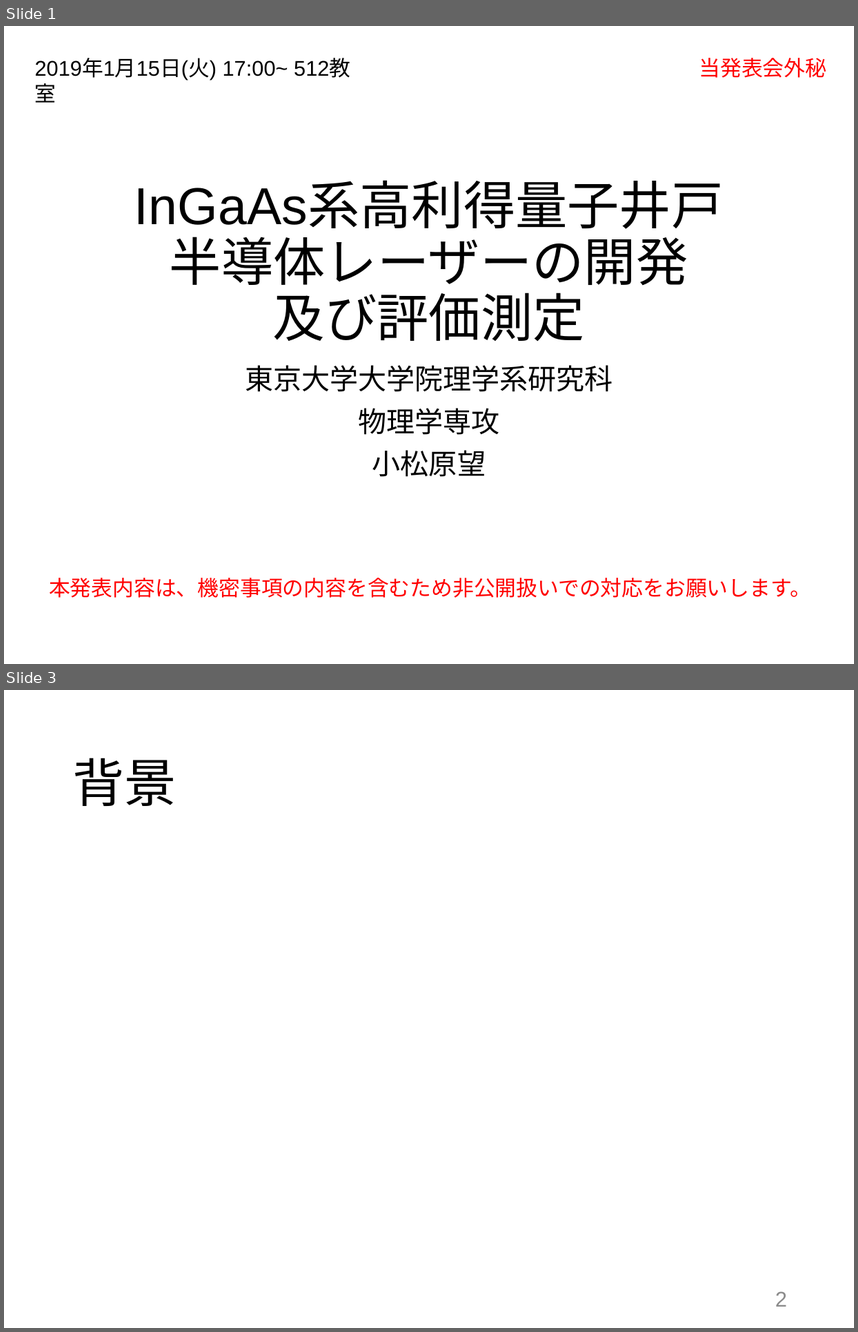
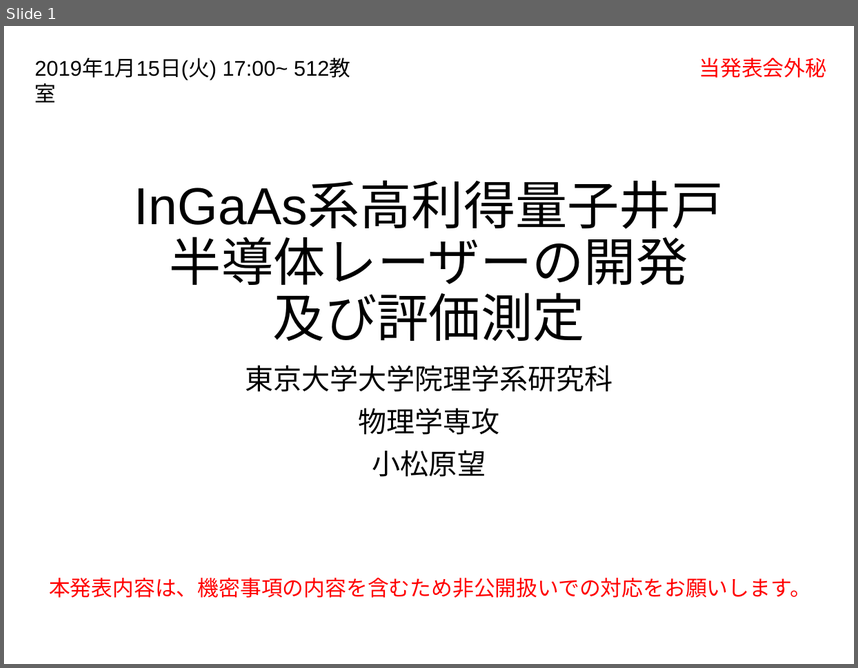
Before and after one commit to komatsubara/yakisaba, a slide deck: 修論/発表スライド/審査会スライド0105.pptx. Shown one above the other, each under a label of ours: slides 1 and 3 before the commit, slide 1 after it; the slides between them are not shown. The pictures are 858x1332 and 858x668 pixels, drawn with LibreOffice and Linux fonts; fonts in the diff are those of the drawing. Boxes give left, top, right and bottom in pixels: in the first picture for what was removed or moved away, otherwise in the second. Text is boxed around its words. In the diff, an @@ line names an element or a change of style, - is before the commit and + after.

```diff
--- a/修論/発表スライド/審査会スライド0105.pptx
+++ b/修論/発表スライド/審査会スライド0105.pptx
@@ slide 3 removed at [4, 690, 854, 1328], background #FFFFFF @@
@@ title removed at [73, 758, 177, 806] @@
-背景
@@ page number removed at [775, 1291, 787, 1306] @@
-2
```
Also in this commit, not shown: 1 slide changed, 3 slides added, 2 other slides removed.
